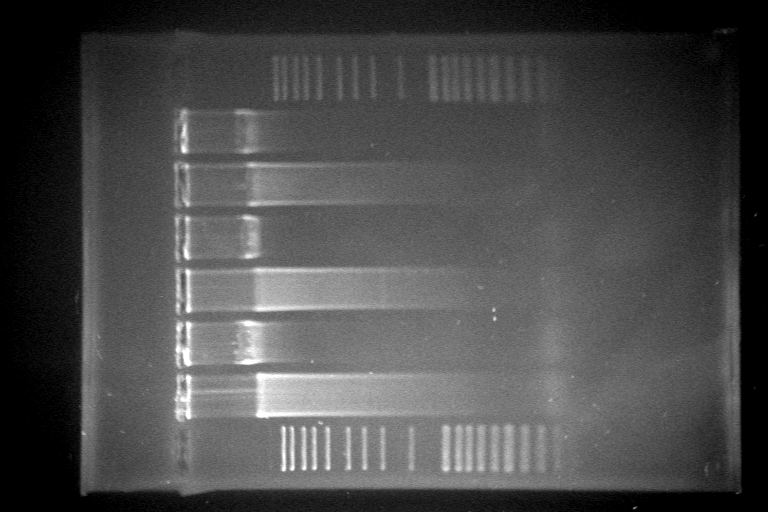
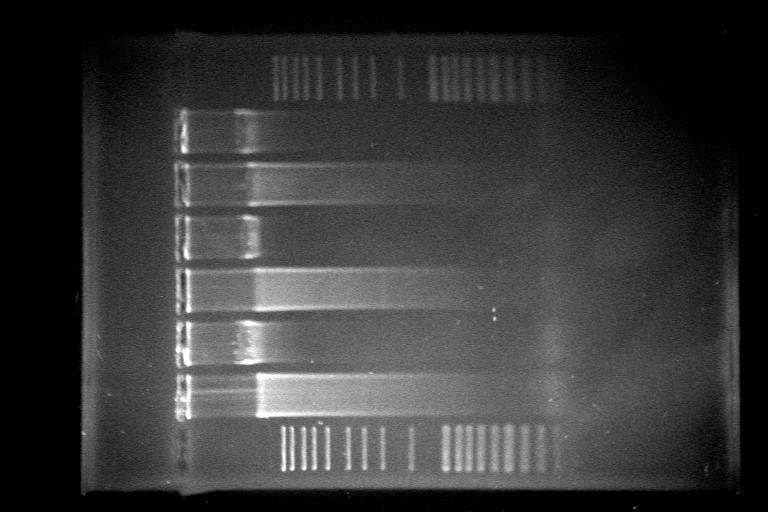
Before/after of a w=768, h=512 layered artwork. What changed in the layer stack:
pixels changed over <box>0,0,765,512</box> (layer not identified)
